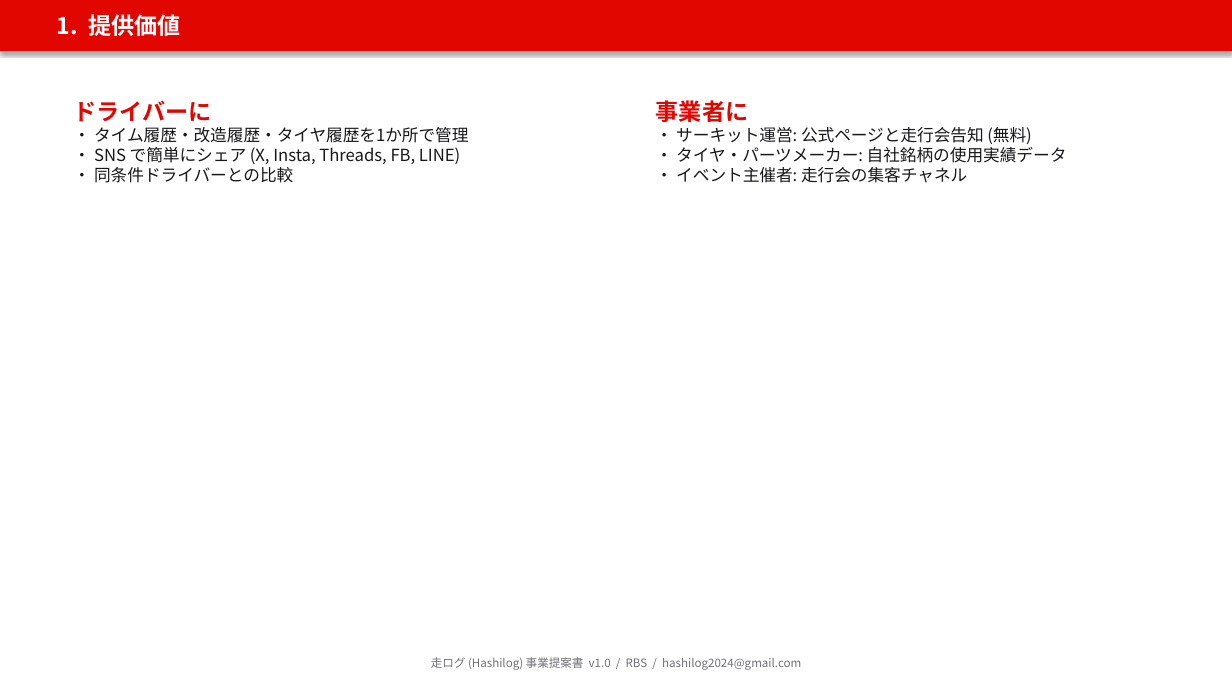
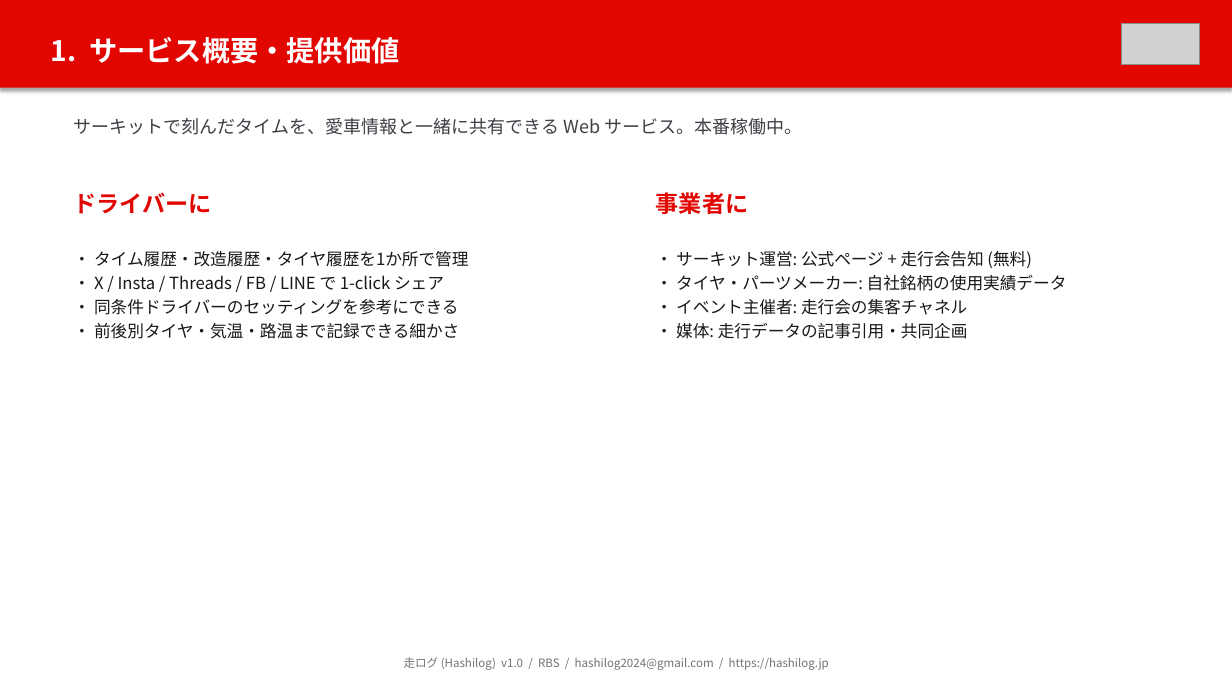
Before and after one commit to amebouzu/hashilog, a slide deck: slide 2 of docs/PROPOSAL.pptx (slide 3 before the commit). Drawn at 1232x693 pixels with LibreOffice and Linux fonts; fonts in the diff are those of the drawing; grey boxes stand for pictures. Boxes give left, top, right and bottom in pixels: in the first picture for what was removed or moved away, otherwise in the second. Text is boxed around its words. In the diff, an @@ line names an element or a change of style, - is before the commit and + after.

```diff
--- a/docs/PROPOSAL.pptx
+++ b/docs/PROPOSAL.pptx
@@ rectangle "1. サービス概要・提供価値": place and size @@
-rectangle "1. サービス概要・提供価値" at bbox=[0, 0, 1232, 51]
+rectangle "1. サービス概要・提供価値" at bbox=[0, 0, 1232, 88]
@@ picture added at bbox=[1121, 23, 1200, 65] @@
@@ text in rectangle at bbox=[51, 37, 399, 64]: text changed; size 18 to 22 pt @@
-1. 提供価値
+1. サービス概要・提供価値
@@ text at bbox=[74, 100, 212, 122]: paragraph removed @@
-ドライバーに
@@ text added at bbox=[74, 118, 803, 135], 14 pt, text #3F3F46 @@
+サーキットで刻んだタイムを、愛車情報と一緒に共有できる Web サービス。本番稼働中。
@@ text added at bbox=[74, 192, 212, 214], 18 pt, text #E10600, bold @@
+ドライバーに
@@ text added at bbox=[656, 192, 748, 214], 18 pt, text #E10600, bold @@
+事業者に
@@ text "・ タイム履歴・改造履歴・タイヤ履歴を1か所で管理": place and size @@
-text "・ タイム履歴・改造履歴・タイヤ履歴を1か所で管理" at bbox=[74, 100, 468, 183]
+text "・ タイム履歴・改造履歴・タイヤ履歴を1か所で管理" at bbox=[74, 251, 468, 339]
@@ text at bbox=[74, 251, 468, 267]: line spacing 1 to 1.2 @@
@@ text "・ サーキット運営: 公式ページ + 走行会告知 ...": place and size @@
-text "・ サーキット運営: 公式ページ + 走行会告知 ..." at bbox=[656, 100, 1067, 183]
+text "・ サーキット運営: 公式ページ + 走行会告知 ..." at bbox=[656, 251, 1067, 339]
@@ text at bbox=[656, 251, 1032, 268]: text changed @@
-事業者に
-・ サーキット運営: 公式ページと走行会告知 (無料)
+・ サーキット運営: 公式ページ + 走行会告知 (無料)
@@ text at bbox=[74, 275, 459, 339]: text changed @@
-・ SNS で簡単にシェア (X, Insta, Threads, FB, LINE)
-・ 同条件ドライバーとの比較
+・ X / Insta / Threads / FB / LINE で 1-click シェア
+・ 同条件ドライバーのセッティングを参考にできる
+・ 前後別タイヤ・気温・路温まで記録できる細かさ
@@ text at bbox=[656, 275, 1067, 315]: line spacing 1 to 1.2 @@
@@ text at bbox=[656, 323, 968, 339]: paragraph added @@
+・ 媒体: 走行データの記事引用・共同企画
@@ text at bbox=[404, 657, 829, 670]: text changed @@
-走ログ (Hashilog) 事業提案書 v1.0 / RBS / hashilog2024@gmail.com
+走ログ (Hashilog) v1.0 / RBS / hashilog2024@gmail.com / https://hashilog.jp
```
Also in this commit, not shown: 9 other slides changed, 9 slides removed, 3 other files.
